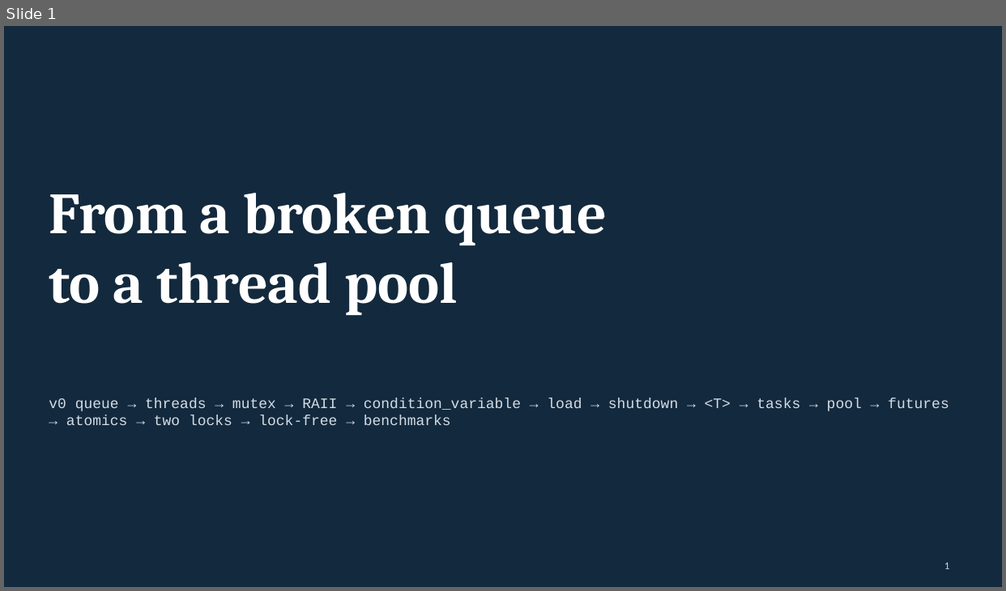
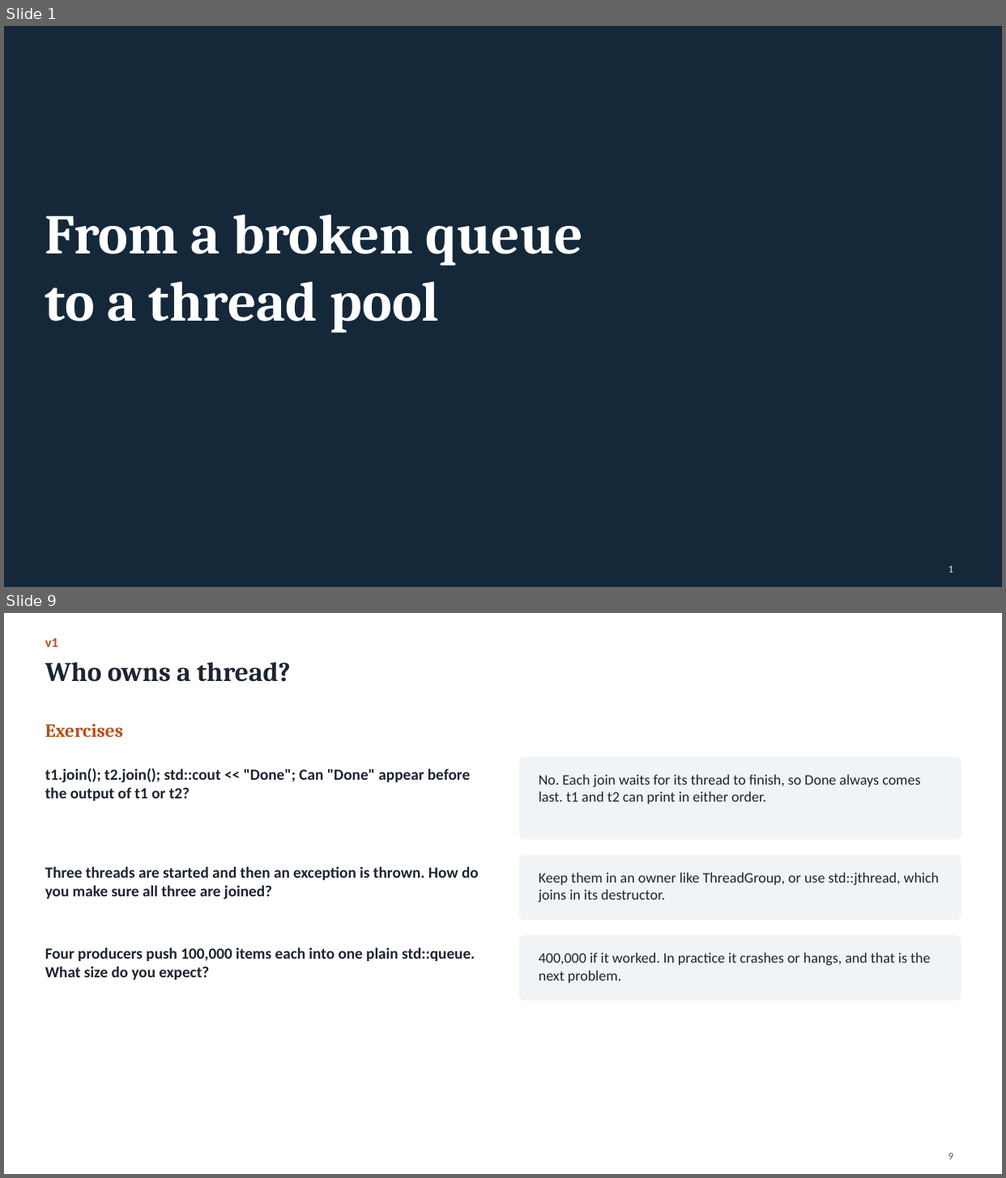
Before and after one commit to Kumarutkarsh9470/Project, a slide deck: Queue_Course.pptx. Shown one above the other, each under a label of ours: slide 1 before the commit, slides 1 and 9 after it; the slides between them are not shown. The pictures are 1006x591 and 1006x1178 pixels, drawn with LibreOffice and Linux fonts; fonts in the diff are those of the drawing. Boxes give left, top, right and bottom in pixels: in the first picture for what was removed or moved away, otherwise in the second. Text is boxed around its words. In the diff, an @@ line names an element or a change of style, - is before the commit and + after.

```diff
--- a/Queue_Course.pptx
+++ b/Queue_Course.pptx
@@ slide 9 added at box(4, 613, 1002, 1174), background #FFFFFF @@
@@ text added at box(45, 638, 58, 647), 13 pt, text #B4501A, bold @@
+v1
@@ title added at box(45, 662, 291, 682), 26 pt, text #1C2430, bold @@
+Who owns a thread?
@@ text added at box(45, 724, 123, 737), 18 pt, text #B4501A, bold @@
+Exercises
@@ rounded rectangle added at box(520, 757, 961, 839), fill #F1F4F7, outline #F1F4F7 1 pt @@
@@ text added at box(45, 769, 470, 801), 15 pt, text #1C2430, bold @@
+t1.join(); t2.join(); std::cout << "Done"; Can "Done" appear before the output of t1 or t2?
@@ text added at box(539, 774, 920, 804), 14 pt, text #1C2430 @@
+No. Each join waits for its thread to finish, so Done always comes last. t1 and t2 can print in either order.
@@ rounded rectangle added at box(520, 855, 961, 920), fill #F1F4F7, outline #F1F4F7 1 pt @@
@@ text added at box(45, 867, 479, 900), 15 pt, text #1C2430, bold @@
+Three threads are started and then an exception is thrown. How do you make sure all three are joined?
@@ text added at box(539, 872, 940, 902), 14 pt, text #1C2430 @@
+Keep them in an owner like ThreadGroup, or use std::jthread, which joins in its destructor.
@@ text added at box(45, 948, 475, 980), 15 pt, text #1C2430, bold @@
+Four producers push 100,000 items each into one plain std::queue. What size do you expect?
@@ rounded rectangle added at box(520, 936, 961, 1001), fill #F1F4F7, outline #F1F4F7 1 pt @@
@@ text added at box(539, 952, 930, 983), 14 pt, text #1C2430 @@
+400,000 if it worked. In practice it crashes or hangs, and that is the next problem.
@@ page number added at box(948, 1152, 953, 1160), 10 pt, text #55606C @@
+9
@@ slide 1 changed as well @@
@@ background #13293D to #14283A @@
@@ text "From a broken queue": place and size @@
-text "From a broken queue" at box(49, 193, 607, 315)
+text "From a broken queue" at box(45, 214, 583, 333)
@@ text "From a broken queue" at box(45, 214, 583, 333): size 56 to 54 pt @@
@@ text removed at box(49, 398, 949, 425) @@
-v0 queue → threads → mutex → RAII → condition_variable → load → shutdown → <T> → tasks → pool → futures → atomics → two locks → lock-free → benchmarks
@@ page number at box(948, 565, 953, 573): text colour #D3DCE5 to #D5DEE7 @@
```
Also in this commit, not shown: 10 other slides changed, 62 other slides added, 80 slides removed, 10 other files.
